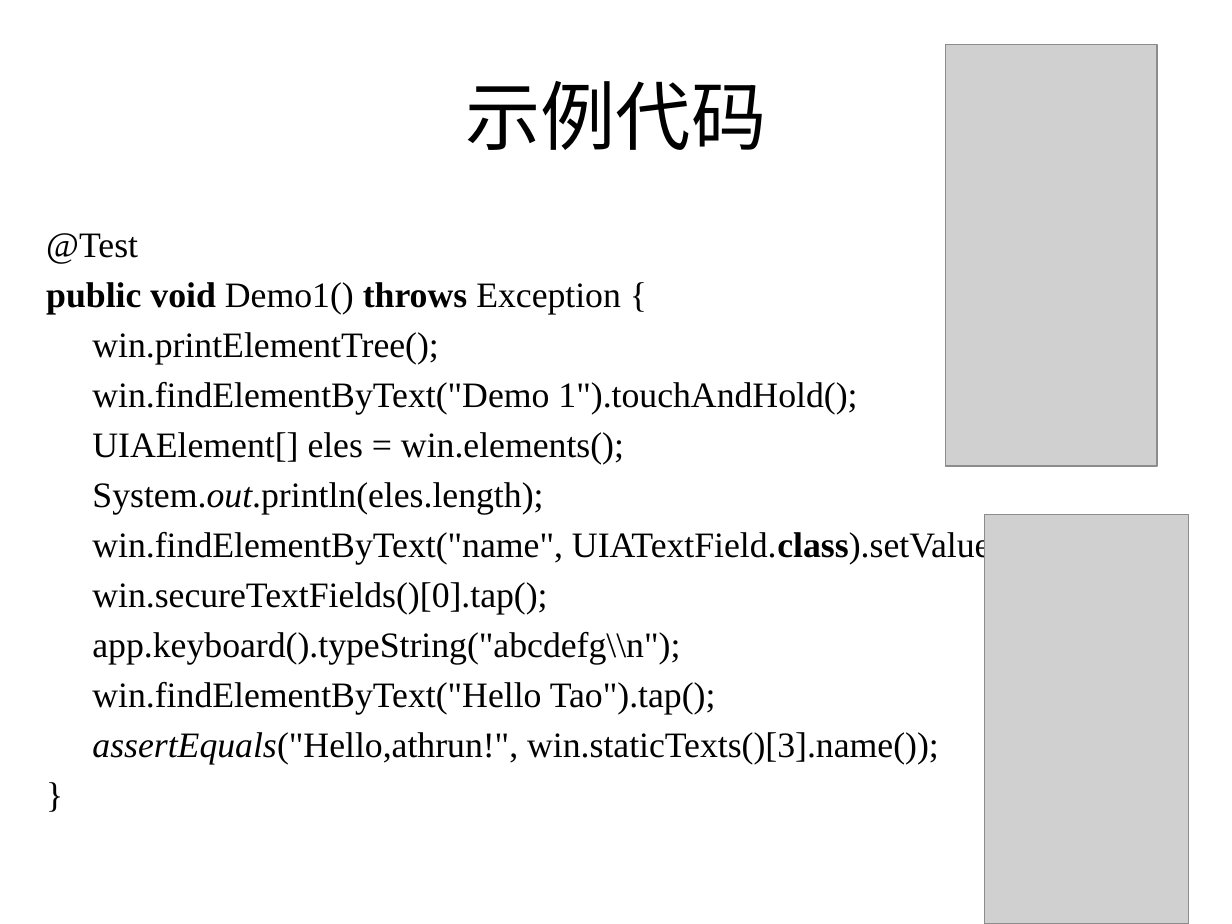
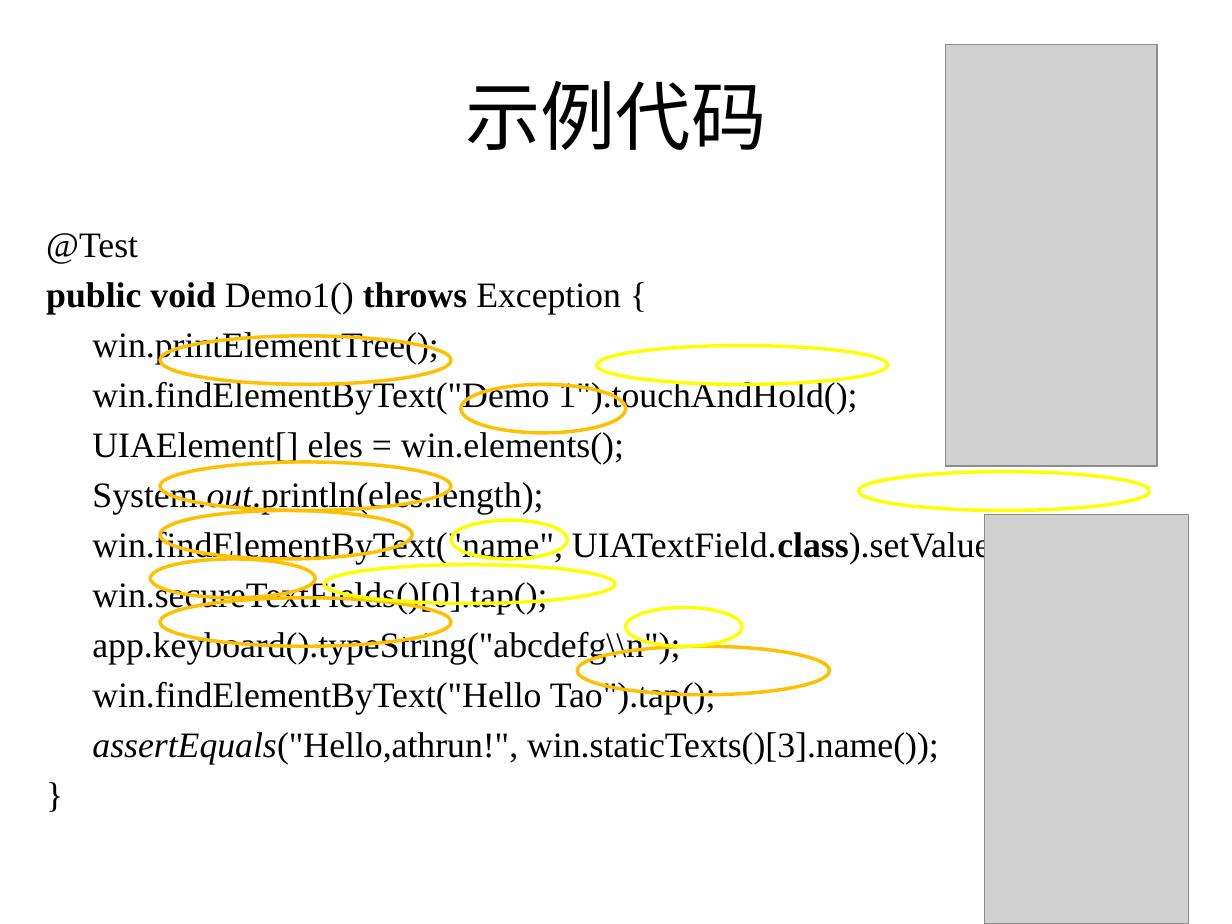
Before and after one commit to qxs820624/athrun, a slide deck: slide 11 of iOS/InstrumentDriver/Athrun Instrument Driver.pptx. Drawn at 1232x924 pixels with LibreOffice and Linux fonts; fonts in the diff are those of the drawing; grey boxes stand for pictures; background and template pictures are left out. Boxes give left, top, right and bottom in pixels: in the first picture for what was removed or moved away, otherwise in the second. Text is boxed around its words. In the diff, an @@ line names an element or a change of style, - is before the commit and + after.

Commit message:
ppt update

```diff
--- a/iOS/InstrumentDriver/Athrun Instrument Driver.pptx
+++ b/iOS/InstrumentDriver/Athrun Instrument Driver.pptx
@@ ellipse added at (160, 336, 451, 384), outline #FFC000 2 pt @@
@@ ellipse added at (596, 346, 887, 384), outline #FFFF00 2 pt @@
@@ ellipse added at (461, 384, 626, 432), outline #FFC000 2 pt @@
@@ ellipse added at (160, 462, 451, 510), outline #FFC000 2 pt @@
@@ ellipse added at (859, 472, 1149, 510), outline #FFFF00 2 pt @@
@@ ellipse added at (160, 510, 413, 558), outline #FFC000 2 pt @@
@@ ellipse added at (451, 520, 567, 558), outline #FFFF00 2 pt @@
@@ ellipse added at (150, 559, 315, 598), outline #FFC000 2 pt @@
@@ ellipse added at (324, 564, 615, 602), outline #FFFF00 2 pt @@
@@ ellipse added at (160, 598, 451, 646), outline #FFC000 2 pt @@
@@ ellipse added at (626, 607, 742, 646), outline #FFFF00 2 pt @@
@@ ellipse added at (578, 647, 830, 695), outline #FFC000 2 pt @@
```
Also in this commit, not shown: 2 other slides changed, 2 slides added.
